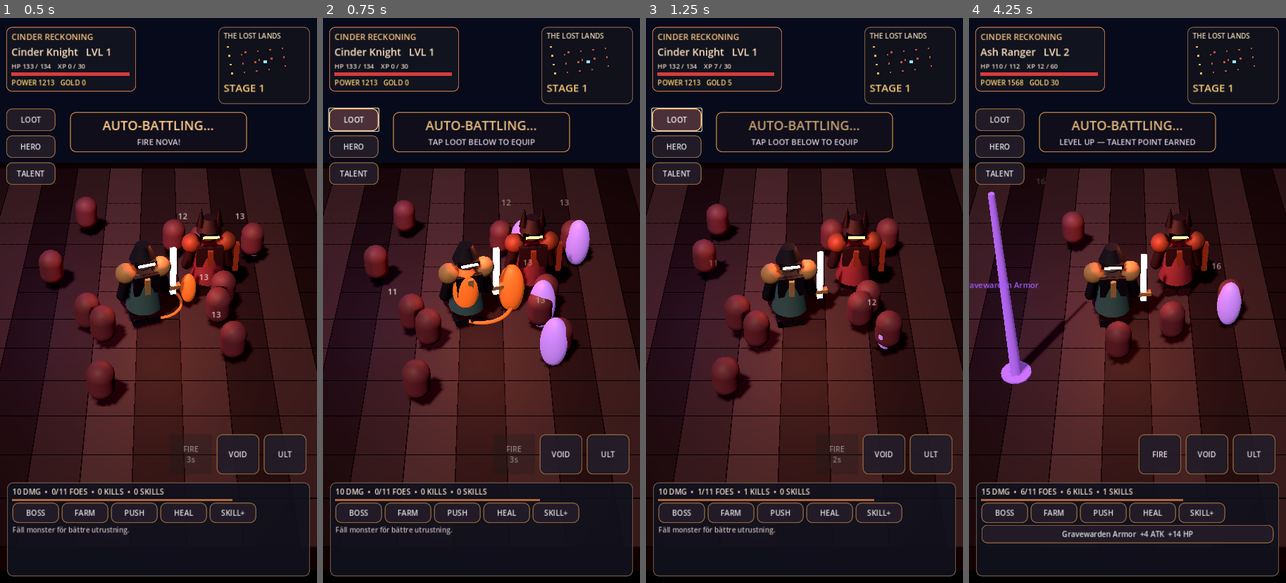
Above: before the commit, frames 1-4 (left to right).
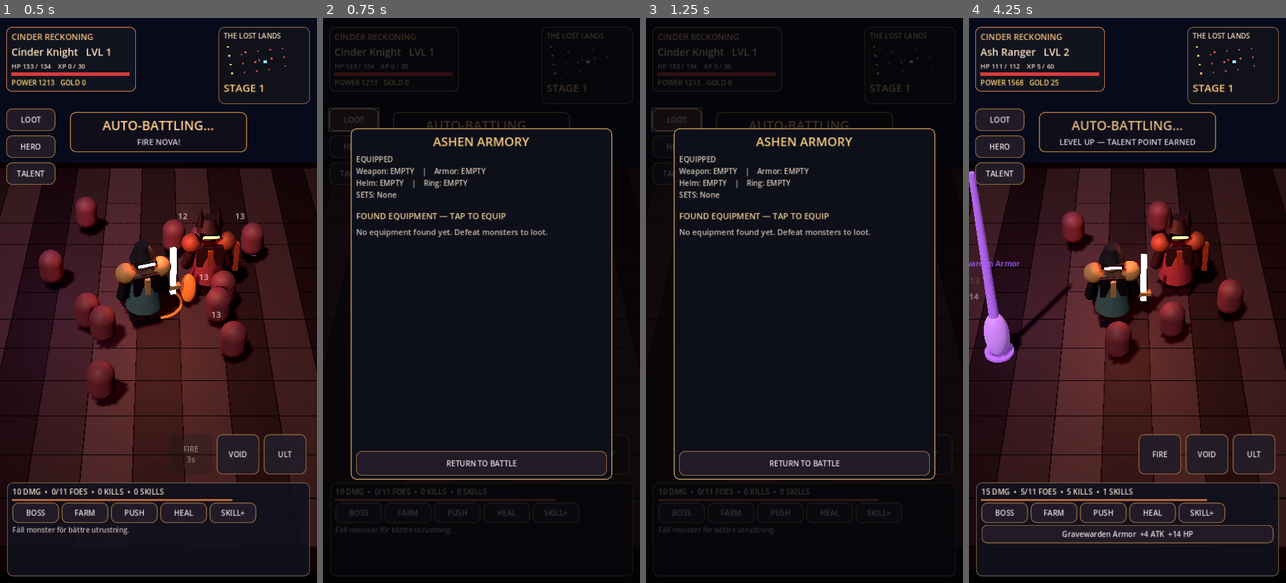
Above: after the commit, the same moments.

Repository: bananofil-wq/AshenIdle
Game: Godot game, scene res://scenes/main.tscn
The game is run twice, just before and just after one commit, with the same random seed, the same clock (stepped at 60 frames per second) and the same inputs.
Inputs (mouse positions are in pixels of both pictures, inside the frame that each line leads up to):
- Up to frame 1 (0.5 s): no input
- Up to frame 2 (0.75 s): click "LOOT" at 0.5 s
- Up to frame 3 (1.25 s): no input
- Up to frame 4 (4.25 s): click (1127, 464) at 1.25 s, where only the run after the commit has a clickable "RETURN TO BATTLE"; click "HERO" at 2 s; click "TALENT" at 2.75 s; click "RETURN TO BATTLE" at 3.5 s

Frame 1 is identical in both runs. In frame 2, 53% of the frame differs, in the area x 0-100%, y 1-99%; in frame 3, 53%; in frame 4, 3.9%.

Commit message:
Add functional full equipment armory: rarity colors, set tracking and 36-item equip UI

Diff:
--- a/scripts/main.gd
+++ b/scripts/main.gd
@@ -68,6 +68,9 @@
 var last_target_pos := Vector3.ZERO
 var wave_kills := 0
 var wave_size := 1
+var inventory_overlay: PanelContainer
+var inventory_list: VBoxContainer
+var inventory_summary: Label
 var cached_model_scenes: Dictionary = {}
 
 
@@ -398,6 +401,34 @@
         talents.add_child(button)
     talents.add_child(_label("Choose a branch. Talents strengthen all four classes.", 16, Color("ac9ca8")))
     talents.add_child(_ornate_button("RETURN TO BATTLE", _close_talent_panel, Vector2(485, 60)))
+
+    inventory_overlay = PanelContainer.new()
+    inventory_overlay.position = Vector2(63, (overlay.size.y - 780.0) * 0.5)
+    inventory_overlay.size = Vector2(594, 780)
+    inventory_overlay.visible = false
+    inventory_overlay.z_index = 41
+    inventory_overlay.add_theme_stylebox_override("panel", _skin(Color("0e1019"), Color("bf955c")))
+    overlay.add_child(inventory_overlay)
+    var inv_outer := VBoxContainer.new()
+    inv_outer.add_theme_constant_override("separation", 9)
+    inventory_overlay.add_child(inv_outer)
+    var inv_title := _label("ASHEN ARMORY", 28, Color("f7cb7d"))
+    inv_title.horizontal_alignment = HORIZONTAL_ALIGNMENT_CENTER
+    inv_outer.add_child(inv_title)
+    inventory_summary = _label("", 17, Color("d5c6b4"))
+    inventory_summary.custom_minimum_size = Vector2(550, 118)
+    inv_outer.add_child(inventory_summary)
+    inv_outer.add_child(_label("FOUND EQUIPMENT — TAP TO EQUIP", 19, Color("f1cb94")))
+    var inv_scroll := ScrollContainer.new()
+    inv_scroll.custom_minimum_size = Vector2(550, 500)
+    inv_scroll.horizontal_scroll_mode = ScrollContainer.SCROLL_MODE_DISABLED
+    inv_outer.add_child(inv_scroll)
+    inventory_list = VBoxContainer.new()
+    inventory_list.size_flags_horizontal = Control.SIZE_EXPAND_FILL
+    inventory_list.add_theme_constant_override("separation", 7)
+    inv_scroll.add_child(inventory_list)
+    inv_outer.add_child(_ornate_button("RETURN TO BATTLE", _close_inventory_panel, Vector2(550, 56)))
+
 
 
 
@@ -772,8 +803,59 @@
     return b
 
 func _show_inventory() -> void:
-    combat_note = "TAP LOOT BELOW TO EQUIP"
-    _refresh()
+    if legendary_overlay.visible or skill_overlay.visible:
+        return
+    _refresh_inventory_panel()
+    popup_shade.visible = true
+    inventory_overlay.visible = true
+
+func _close_inventory_panel() -> void:
+    inventory_overlay.visible = false
+    popup_shade.visible = false
+
+func _refresh_inventory_panel() -> void:
+    if inventory_list == null:
+        return
+    var current: Array = []
+    var set_counts: Dictionary = {}
+    for slot in SLOTS:
+        if equipped.has(slot):
+            var item: Dictionary = equipped[slot]
+            current.append(slot + ": " + str(item.get("name", "?")))
+            var set_name: String = str(item.get("set", ""))
+            if set_name != "":
+                set_counts[set_name] = int(set_counts.get(set_name, 0)) + 1
+        else:
+            current.append(slot + ": EMPTY")
+    var set_parts: Array = []
+    for set_name in set_counts:
+        set_parts.append(str(set_name) + " " + str(set_counts[set_name]) + "/4")
+    inventory_summary.text = "EQUIPPED\n" + "    |    ".join(current.slice(0, 2)) + "\n" + "    |    ".join(current.slice(2, 4)) + "\nSETS: " + (", ".join(set_parts) if not set_parts.is_empty() else "None")
+    for child in inventory_list.get_children():
+        child.queue_free()
+    if gear.is_empty():
+        inventory_list.add_child(_label("No equipment found yet. Defeat monsters to loot.", 18, Color("c8b9b2")))
+        return
+    for i in range(gear.size()):
+        var item: Dictionary = gear[i]
+        var rarity: String = str(item.get("rarity", "COMMON"))
+        var color: Color = Color("d4d9de")
+        if rarity == "MAGIC":
+            color = Color("62b9f8")
+        elif rarity == "RARE":
+            color = Color("b882ff")
+        elif rarity == "EPIC":
+            color = Color("ff9364")
+        elif rarity == "LEGENDARY":
+            color = Color("ffcc69")
+        var item_title: String = "%s  %s  |  +%d ATK +%d HP" % [rarity, str(item.get("name", "Item")), int(item.get("damage", 0)), int(item.get("hp", 0))]
+        var btn: Button = _ornate_button(item_title, _equip_from_armory.bind(i), Vector2(545, 60))
+        btn.add_theme_color_override("font_color", color)
+        inventory_list.add_child(btn)
+
+func _equip_from_armory(index: int) -> void:
+    _equip(index)
+    _refresh_inventory_panel()
 
 func _refresh_minimap() -> void:
     if map_dots == null:
